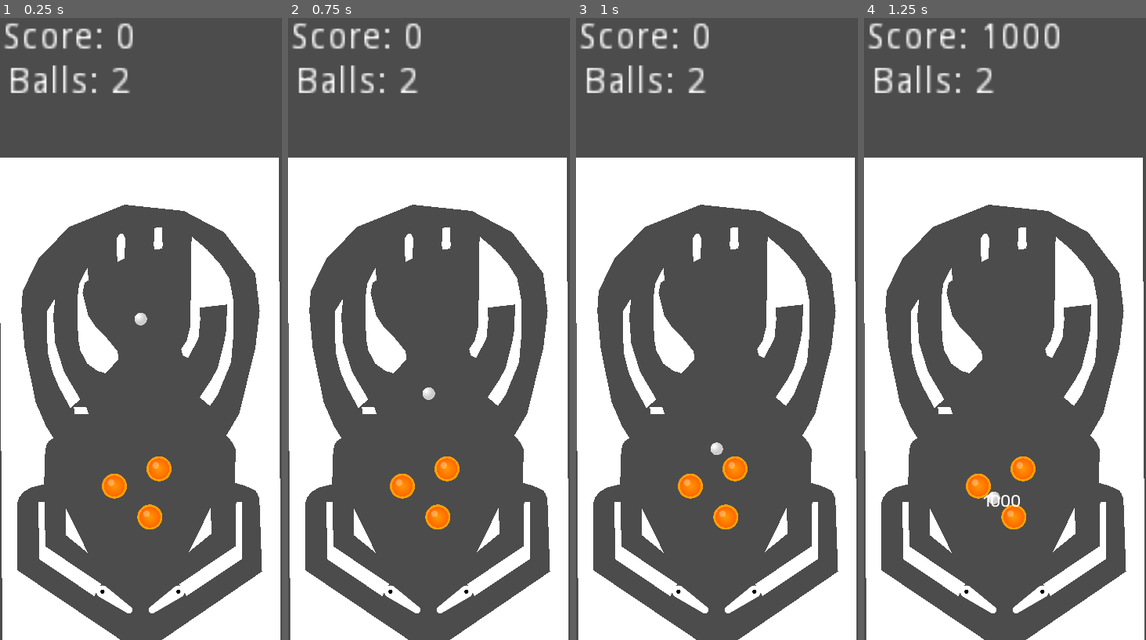
Above: before the commit, frames 1-4 (left to right).
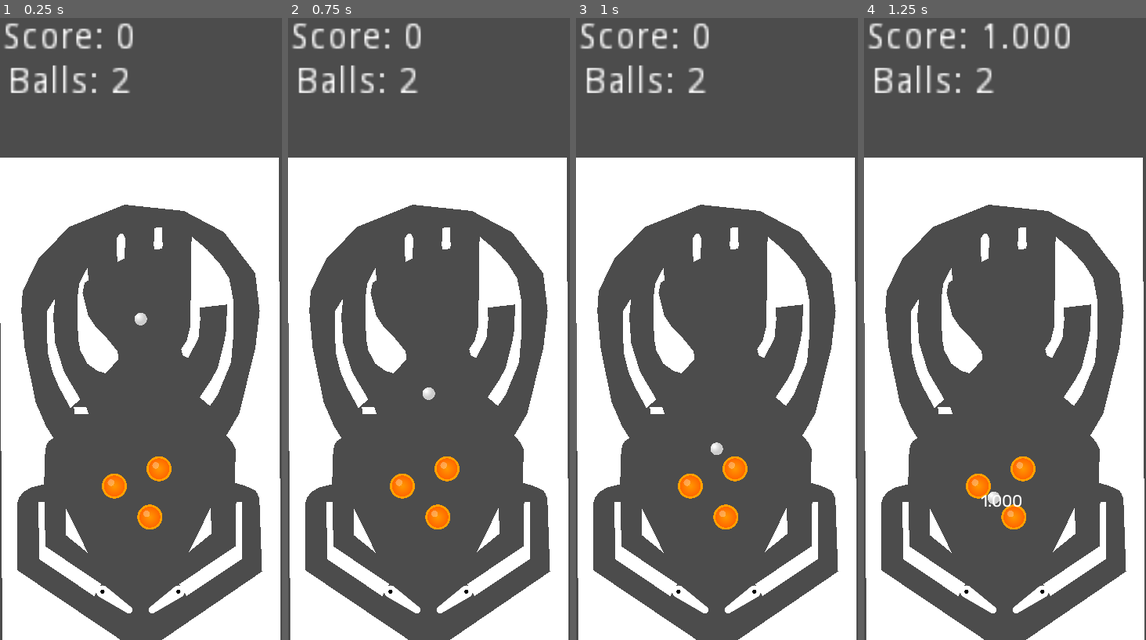
Above: after the commit, the same moments.

Repository: koenvaneijk/monsterpinball
Game: Godot game, scene res://scenes/Main.tscn
The game is run twice, just before and just after one commit, with the same random seed, the same clock (stepped at 60 frames per second) and the same inputs.
Inputs:
- Up to frame 1 (0.25 s): no input
- Up to frame 2 (0.75 s): no input
- Up to frame 3 (1 s): no input
- Up to frame 4 (1.25 s): no input

Frames 1-3 are identical in both runs. In frame 4, 0.7% of the frame differs, in the area x 41-74%, y 0-79%.

Commit message:
added highscore

Diff:
--- a/project.godot
+++ b/project.godot
@@ -13,6 +13,10 @@
 config/name="Monster Pinball"
 run/main_scene="res://scenes/Main.tscn"
 config/icon="res://icon.png"
+
+[autoload]
+
+GameState="*res://scripts/autoload/GameState.gd"
 
 [display]
 
@@ -38,6 +42,10 @@
 "events": [ Object(InputEventKey,"resource_local_to_scene":false,"resource_name":"","device":0,"alt":false,"shift":false,"control":false,"meta":false,"command":false,"pressed":false,"scancode":0,"physical_scancode":68,"unicode":0,"echo":false,"script":null)
  ]
 }
+launch_ball={
+"deadzone": 0.5,
+"events": [  ]
+}
 
 [input_devices]
 
--- /dev/null
+++ b/resources/Font.tres
@@ -0,0 +1,8 @@
+[gd_resource type="DynamicFont" load_steps=2 format=2]
+
+[sub_resource type="DynamicFontData" id=1]
+font_path = "res://assets/fonts/Rubik-Regular.ttf"
+
+[resource]
+size = 128
+font_data = SubResource( 1 )
--- a/scenes/GameOver.tscn
+++ b/scenes/GameOver.tscn
@@ -1,13 +1,7 @@
-[gd_scene load_steps=9 format=2]
+[gd_scene load_steps=8 format=2]
 
 [ext_resource path="res://scripts/GameOver.gd" type="Script" id=1]
-
-[sub_resource type="DynamicFontData" id=1]
-font_path = "res://assets/fonts/Rubik-Regular.ttf"
-
-[sub_resource type="DynamicFont" id=2]
-size = 128
-font_data = SubResource( 1 )
+[ext_resource path="res://resources/Font.tres" type="DynamicFont" id=2]
 
 [sub_resource type="DynamicFontData" id=3]
 font_path = "res://assets/fonts/Rubik-Regular.ttf"
@@ -36,7 +30,7 @@
 margin_top = 902.0
 margin_right = 873.0
 margin_bottom = 1054.0
-custom_fonts/font = SubResource( 2 )
+custom_fonts/font = ExtResource( 2 )
 text = "GAME OVER"
 
 [node name="Button" type="Button" parent="."]
@@ -47,4 +41,36 @@
 theme = SubResource( 7 )
 text = "Play again"
 
+[node name="ScoreLabel" type="Label" parent="."]
+margin_left = 304.0
+margin_top = 562.0
+margin_right = 715.0
+margin_bottom = 714.0
+custom_fonts/font = ExtResource( 2 )
+text = "10.000"
+
+[node name="HighScoreLabel" type="Label" parent="."]
+margin_left = 275.0
+margin_top = 1645.0
+margin_right = 686.0
+margin_bottom = 1797.0
+custom_fonts/font = ExtResource( 2 )
+text = "10.000"
+
+[node name="YourScoreLabel" type="Label" parent="."]
+margin_left = 185.0
+margin_top = 403.0
+margin_right = 861.0
+margin_bottom = 555.0
+custom_fonts/font = ExtResource( 2 )
+text = "Your score:"
+
+[node name="YourHighScoreLabel" type="Label" parent="."]
+margin_left = 155.0
+margin_top = 1475.0
+margin_right = 840.0
+margin_bottom = 1627.0
+custom_fonts/font = ExtResource( 2 )
+text = "High Score:"
+
 [connection signal="button_up" from="Button" to="." method="_on_Button_button_up"]
--- a/scenes/Main.tscn
+++ b/scenes/Main.tscn
@@ -74,7 +74,7 @@
 polygon = PoolVector2Array( -388, 999, -177, 1140, -149, 1094, -364, 950, -367, 780, -390, 780 )
 
 [node name="SlingShot" parent="Table/Walls/LeftBottom" instance=ExtResource( 6 )]
-position = Vector2( -240.599, 890 )
+position = Vector2( -234.599, 884 )
 rotation = 1.10538
 points = 500
 
@@ -103,7 +103,7 @@
 polygon = PoolVector2Array( -388, 999, -177, 1140, -149, 1094, -364, 950, -367, 780, -390, 780 )
 
 [node name="SlingShot" parent="Table/Walls/RightBottom" instance=ExtResource( 6 )]
-position = Vector2( -220.694, 886.807 )
+position = Vector2( -217.462, 880.813 )
 rotation = 4.2623
 scale = Vector2( 1, -1 )
 points = 500
--- a/scenes/SlingShot.tscn
+++ b/scenes/SlingShot.tscn
@@ -3,11 +3,11 @@
 [ext_resource path="res://scripts/SlingShot.gd" type="Script" id=1]
 
 [sub_resource type="RectangleShape2D" id=2]
-extents = Vector2( 96, 3 )
+extents = Vector2( 96, 6 )
 
 [node name="SlingShot" type="StaticBody2D" groups=["slingshots"]]
 script = ExtResource( 1 )
 
 [node name="CollisionShape2D" type="CollisionShape2D" parent="."]
-position = Vector2( 1, 4 )
+position = Vector2( 1, 7 )
 shape = SubResource( 2 )
--- a/scripts/GameOver.gd
+++ b/scripts/GameOver.gd
@@ -1,4 +1,11 @@
 extends CanvasLayer
+
+func _ready():
+	GameState.update_score(GameState.score)
+
+	$ScoreLabel.text = GameState.get_formatted_score()
+
+	$HighScoreLabel.text = GameState.get_formatted_high_score()
 
 
 func _on_Button_button_up():
--- a/scripts/Main.gd
+++ b/scripts/Main.gd
@@ -1,7 +1,5 @@
 extends Node2D
 
-var score = 0
-var balls_left = 3
 var ball_scene = preload("res://scenes/Ball.tscn")
 
 onready var score_label = $HUD/ScoreLabel
@@ -10,6 +8,11 @@
 
 func _ready():
 	Physics2DServer.area_set_param(get_world_2d().get_space(), Physics2DServer.AREA_PARAM_GRAVITY, 800)
+
+	# Reset game
+	GameState.balls_left = 3
+	GameState.score = 0
+
 	update_hud()
 	spawn_ball()
 
@@ -18,25 +21,25 @@
 		spawn_ball()
 
 func update_hud():
-	score_label.text = "Score: %d" % score
-	balls_label.text = "Balls: %d" % balls_left
+	score_label.text = "Score: "+ GameState.get_formatted_score()
+	balls_label.text = "Balls: %d" % GameState.balls_left
 
 func spawn_ball():
-	if balls_left > 0:
+	if GameState.balls_left > 0:
 		var ball = ball_scene.instance()
 		ball.position = ball_start.position
 		add_child(ball)
-		balls_left -= 1
+		GameState.balls_left -= 1
 		update_hud()
 
 func _on_ball_lost():
-	if balls_left > 0:
+	if GameState.balls_left > 0:
 		spawn_ball()
 	else:
 		get_tree().change_scene("res://scenes/GameOver.tscn")
 
 func add_score(points):
-	score += points
+	GameState.score += points
 	update_hud()
 
 func _on_Bumper_hit():
--- a/scripts/ScrollingScoreText.gd
+++ b/scripts/ScrollingScoreText.gd
@@ -3,8 +3,10 @@
 export var points = 10000
 
 func _ready():
-	$Label.text = str(points)
-
+	if points >= 1000:
+		$Label.text = "%0.3f" % (points / 1000.0)
+	else:
+		$Label.text = str(points)
 
 func _on_AnimationPlayer_animation_finished(anim_name):
 	queue_free()
--- /dev/null
+++ b/scripts/autoload/GameState.gd
@@ -0,0 +1,49 @@
+extends Node
+
+
+export(int) var balls_left
+export(int) var score
+
+var high_score: int = 0
+
+const SAVE_FILE_PATH = "user://highscore.cfg"
+
+
+func get_formatted_score():
+	if score >= 1000:
+		return "%0.3f" % (score / 1000.0)
+	else:
+		return str(score)
+
+
+func get_formatted_high_score():
+	if high_score >= 1000:
+		return "%0.3f" % (high_score / 1000.0)
+	else:
+		return str(high_score)
+
+func _ready():
+	load_high_score()
+
+func save_high_score():
+	if score > high_score:
+		high_score = score
+		var config = ConfigFile.new()
+		config.set_value("Game", "HighScore", high_score)
+		config.save(SAVE_FILE_PATH)
+
+func load_high_score():
+	var config = ConfigFile.new()
+	var error = config.load(SAVE_FILE_PATH)
+	if error == OK:
+		high_score = config.get_value("Game", "HighScore", 0)
+	else:
+		print("Error loading high score: ", error)
+
+func update_score(new_score: int):
+	score = new_score
+	if score > high_score:
+		save_high_score()
+
+func get_high_score() -> int:
+	return high_score
